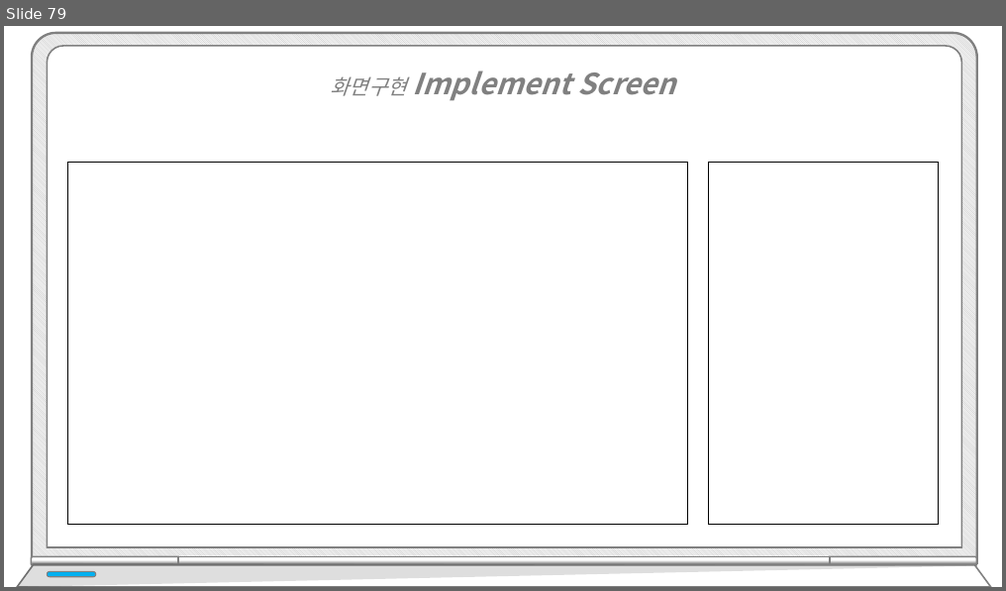
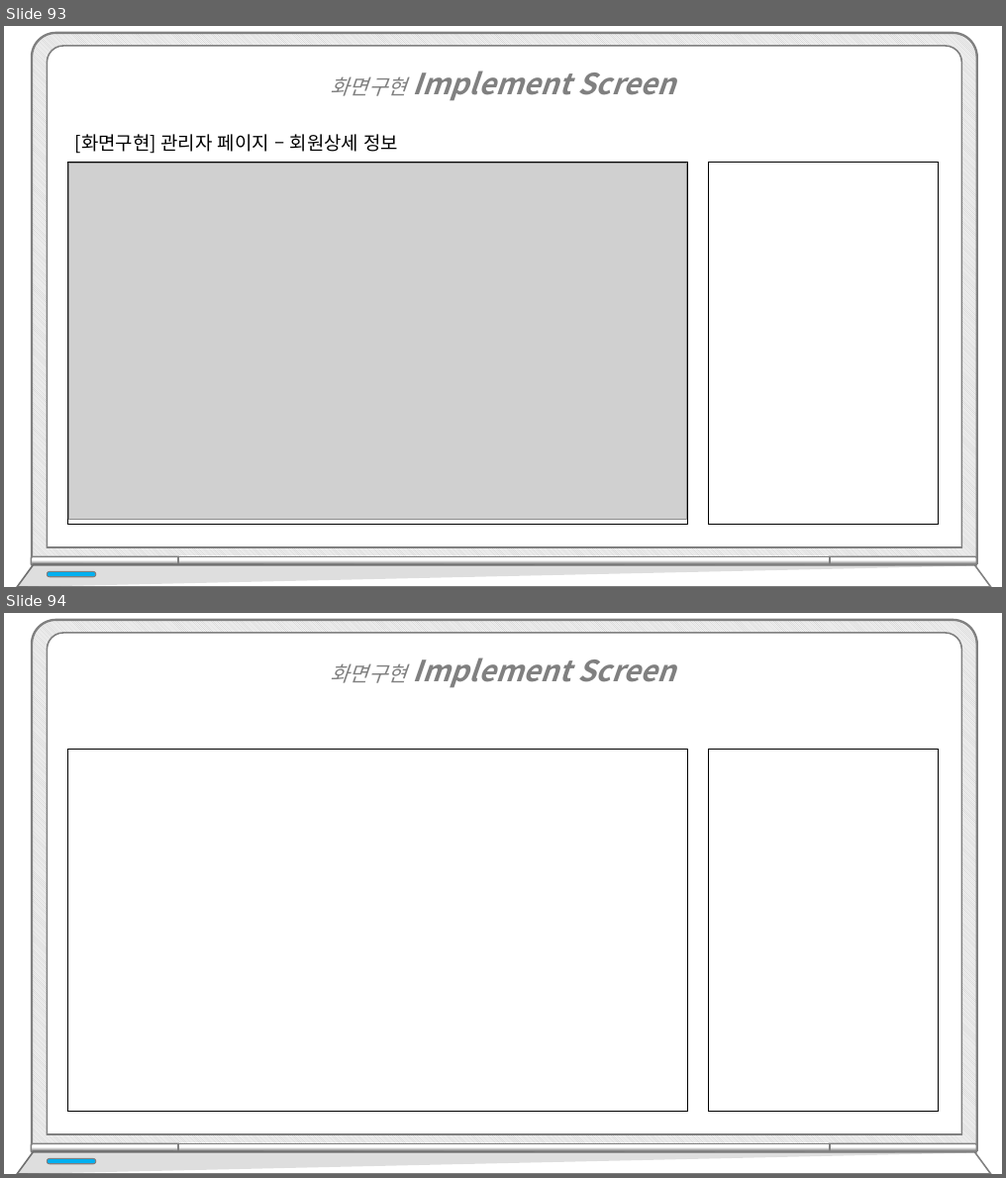
Before and after one commit to hhsw07/ezen-academy-projects, a slide deck: WebContent/발표/3차/프로젝트5_3차.pptx. Shown one above the other, each under a label of ours: slide 79 before the commit, slides 93 and 94 after it. The pictures are 1006x591 and 1006x1178 pixels, drawn with LibreOffice and Linux fonts; fonts in the diff are those of the drawing; grey boxes stand for pictures; background and template pictures are left out. Boxes give left, top, right and bottom in pixels: in the first picture for what was removed or moved away, otherwise in the second. Text is boxed around its words. In the diff, an @@ line names an element or a change of style, - is before the commit and + after.

```diff
--- a/WebContent/발표/3차/프로젝트5_3차.pptx
+++ b/WebContent/발표/3차/프로젝트5_3차.pptx
@@ slide 93 added at bbox=[4, 26, 1002, 587], background #FFFFFF @@
@@ text added at bbox=[331, 71, 675, 101], 28 pt, text #808080, bold, italic @@
+화면구현 Implement Screen
@@ text added at bbox=[75, 134, 398, 154], 18 pt, text #000000 @@
+[화면구현] 관리자 페이지 – 회원상세 정보
@@ rectangle added at bbox=[67, 163, 687, 525], fill #FFFFFF, outline #000000 1 pt @@
@@ picture added at bbox=[68, 163, 687, 519] @@
@@ rectangle added at bbox=[709, 163, 939, 525], fill #FFFFFF, outline #000000 1 pt @@
@@ group added at bbox=[17, 33, 991, 587]: 5 round same rects, 2 freeform shapes, 1 rounded rectangle @@
@@ what was slide 79 is now slide 94 @@
```
Also in this commit, not shown: 7 slides changed, 15 other slides added, 1 slide removed.
